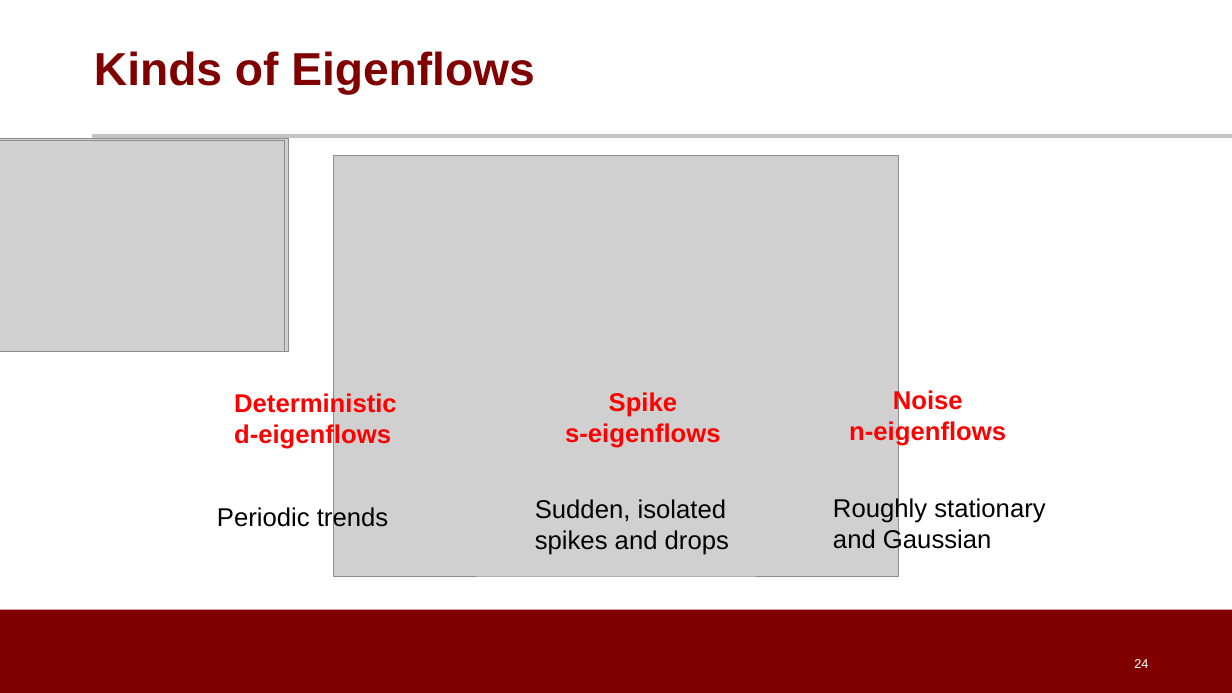
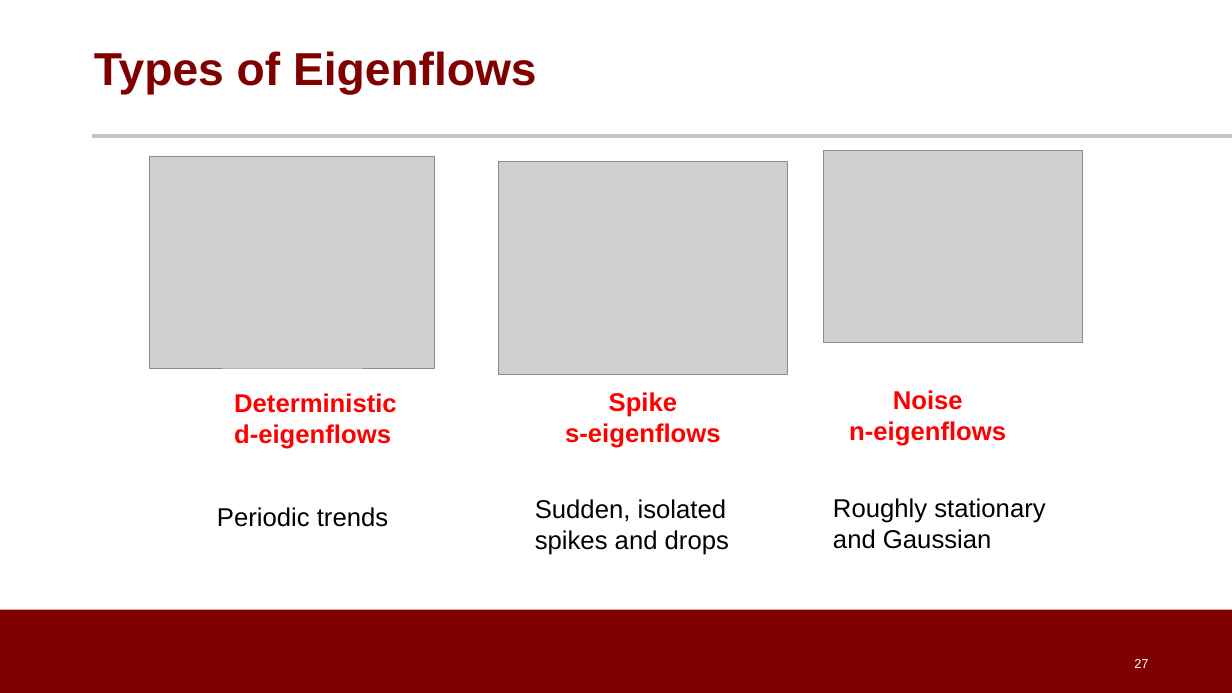
Before and after one commit to noise-lab/ML-Cybersecurity, a slide deck: slide 27 of module-3/ppt/3.4-Unsupervised Learning.pptx (slide 24 before the commit). Drawn at 1232x693 pixels with LibreOffice and Linux fonts; fonts in the diff are those of the drawing; grey boxes stand for pictures; background and template pictures are left out. Boxes give left, top, right and bottom in pixels: in the first picture for what was removed or moved away, otherwise in the second. Text is boxed around its words. In the diff, an @@ line names an element or a change of style, - is before the commit and + after.

```diff
--- a/module-3/ppt/3.4-Unsupervised Learning.pptx
+++ b/module-3/ppt/3.4-Unsupervised Learning.pptx
@@ title at bbox=[94, 51, 537, 95]: text changed @@
-Kinds of Eigenflows
+Types of Eigenflows
@@ picture: place and size @@
-picture at bbox=[0, 140, 285, 352]
+picture at bbox=[150, 156, 434, 368]
@@ picture: place and size @@
-picture at bbox=[0, 139, 288, 352]
+picture at bbox=[499, 161, 787, 374]
@@ picture: place and size @@
-picture at bbox=[334, 156, 899, 577]
+picture at bbox=[824, 151, 1083, 343]
@@ page number at bbox=[1134, 659, 1148, 668]: text changed @@
-24
+27
```
Also in this commit, not shown: 12 other slides changed, 6 slides added, 2 slides removed, 1 other file.
